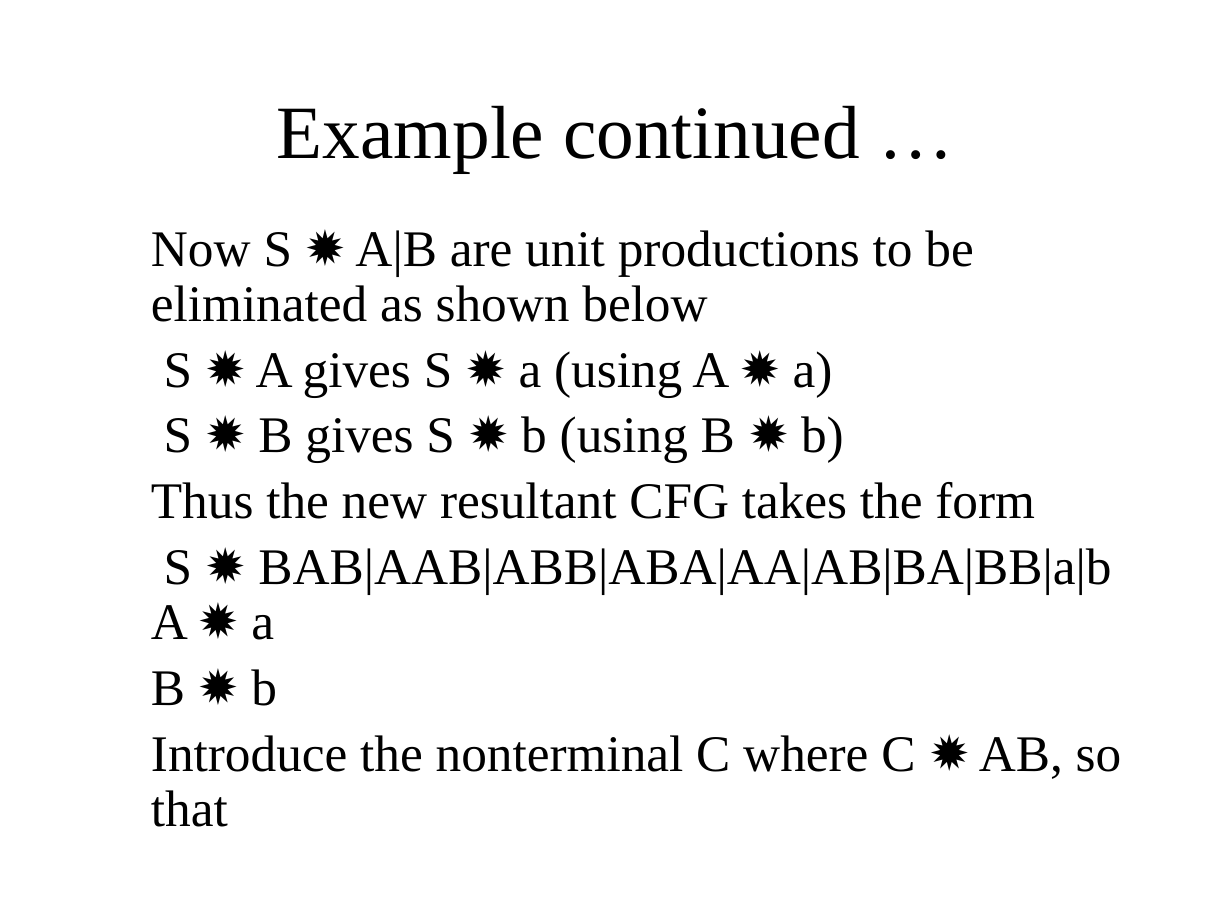
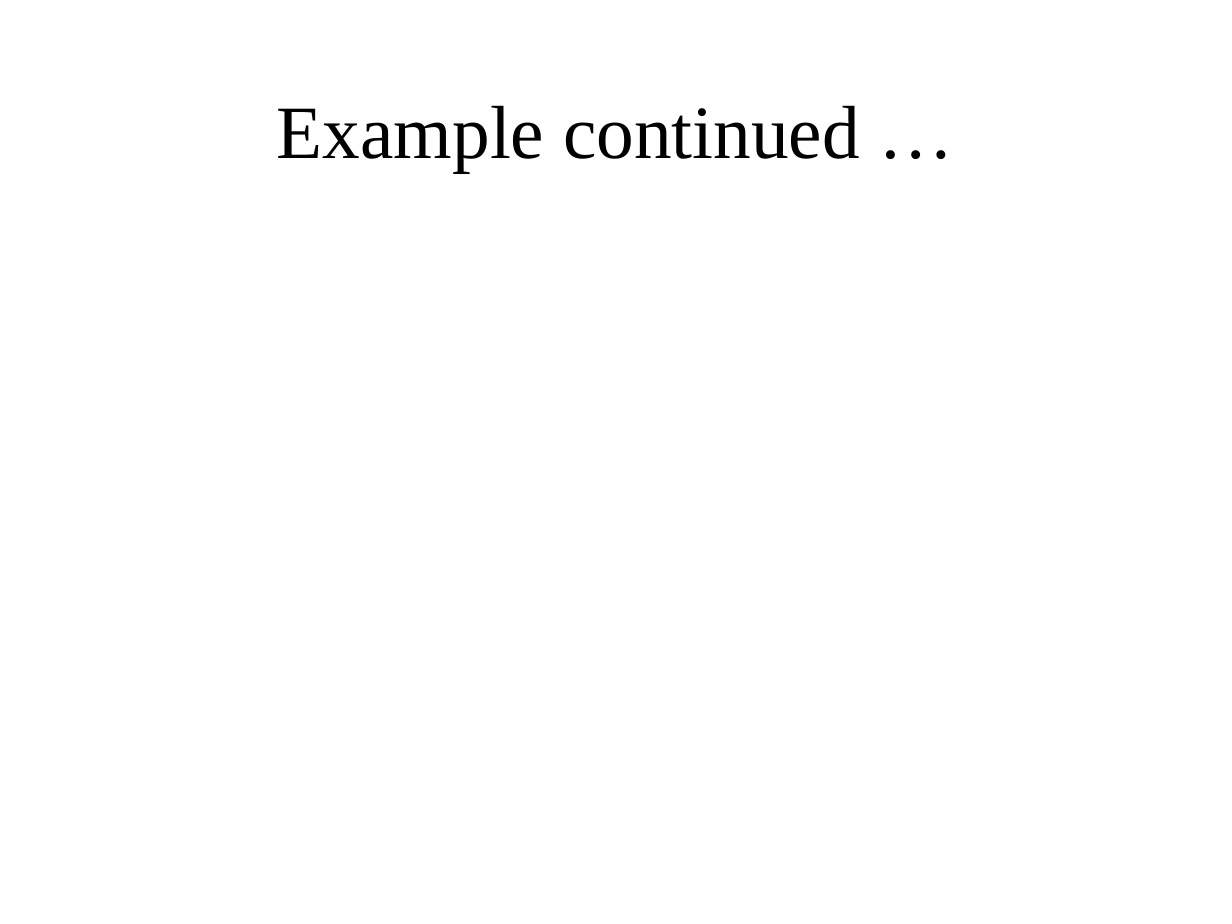
Before and after one commit to bamboat3/toa, a slide deck: slide 10 of Lesson 36.pptx (slide 8 before the commit). Drawn at 1232x924 pixels with LibreOffice and Linux fonts; fonts in the diff are those of the drawing; grey boxes stand for pictures. Boxes give left, top, right and bottom in pixels: in the first picture for what was removed or moved away, otherwise in the second. Text is boxed around its words. In the diff, an @@ line names an element or a change of style, - is before the commit and + after.

```diff
--- a/Lesson 36.pptx
+++ b/Lesson 36.pptx
@@ text removed at [151,230,1122,779] @@
-Now S ✹ A|B are unit productions to be eliminated as shown below
-S ✹ A gives S ✹ a (using A ✹ a)
-S ✹ B gives S ✹ b (using B ✹ b)
-Thus the new resultant CFG takes the form
-S ✹ BAB|AAB|ABB|ABA|AA|AB|BA|BB|a|b A ✹ a
-B ✹ b
-Introduce the nonterminal C where C ✹ AB, so that
```
Also in this commit, not shown: 3 other slides changed, 10 slides added, 13 slides removed, 1 other file.
